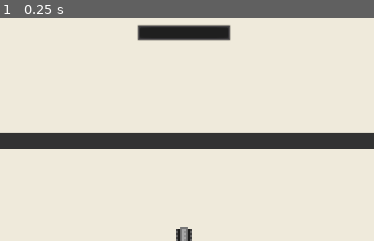
Above: before the commit, frame 1.
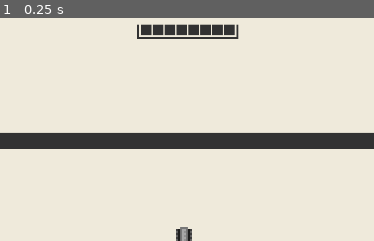
Above: after the commit, the same moment.

Repository: Anudin/LD41
Game: Godot game, scene res://Main.tscn
The game is run twice, just before and just after one commit, with the same random seed, the same clock (stepped at 60 frames per second) and the same inputs.
Inputs:
- Up to frame 1 (0.25 s): no input
The pictures show only the part of the screen within x 28-78%, y 0-50%; the shares and areas given below are measured in that part.

The runs differ from the first frame. In frame 1, 1.0% of the frame differs, in the area x 36-64%, y 2-11%.

Commit message:
Add healthbar

Diff:
--- a/Main.gd
+++ b/Main.gd
@@ -5,7 +5,6 @@
 # -> Refactor player hehaviour
 # -> Add state machine to level system (transitions etc.)
 
-# TODO: Health Bar
 # TODO: Tutorial
 # TODO: Safestate
 
@@ -21,7 +20,7 @@
 	randomize()
 
 	_on_queue_updated([])
-	update_temp_commands("sdf")
+	update_temp_commands(TEMP_COMMANDS.keys()[0])
 
 func _process(delta):
 	pass
@@ -67,7 +66,7 @@
 
 func _on_health_changed(health):
 	if health > 0:
-		$UI/PlayerHealth.text = str(health)
+		$UI/PlayerHealth.value = health
 	else:
 		call_deferred("restart_game")
 
--- a/Main.tscn
+++ b/Main.tscn
@@ -1,10 +1,12 @@
-[gd_scene load_steps=7 format=2]
+[gd_scene load_steps=9 format=2]
 
 [ext_resource path="res://Main.gd" type="Script" id=1]
 [ext_resource path="res://fonts/VT323-Regular.ttf" type="DynamicFontData" id=2]
 [ext_resource path="res://TextInput/TextInput.tscn" type="PackedScene" id=3]
-[ext_resource path="res://Levels/Level1.tscn" type="PackedScene" id=4]
-[ext_resource path="res://Player/Player.tscn" type="PackedScene" id=5]
+[ext_resource path="res://UI/healthbar_bg.png" type="Texture" id=4]
+[ext_resource path="res://UI/healthbar_fg.png" type="Texture" id=5]
+[ext_resource path="res://Levels/Level1.tscn" type="PackedScene" id=6]
+[ext_resource path="res://Player/Player.tscn" type="PackedScene" id=7]
 
 [sub_resource type="DynamicFont" id=1]
 
@@ -14,7 +16,7 @@
 font_data = ExtResource( 2 )
 _sections_unfolded = [ "Font", "Settings" ]
 
-[node name="Main" type="Node2D"]
+[node name="Main" type="Node2D" index="0"]
 
 script = ExtResource( 1 )
 _sections_unfolded = [ "Transform" ]
@@ -79,22 +81,29 @@
 max_lines_visible = -1
 _sections_unfolded = [ "custom_colors", "custom_fonts" ]
 
-[node name="PlayerHealth" type="ProgressBar" parent="UI" index="2"]
+[node name="TextInput" parent="UI" index="2" instance=ExtResource( 3 )]
+
+margin_left = 48.0
+margin_top = 630.0
+margin_right = 48.0
+margin_bottom = 630.0
+
+[node name="PlayerHealth" type="TextureProgress" parent="UI" index="3"]
 
 anchor_left = 0.0
 anchor_top = 0.0
 anchor_right = 0.0
 anchor_bottom = 0.0
 margin_left = 565.0
-margin_top = 17.0
-margin_right = 715.0
-margin_bottom = 43.0
+margin_top = 14.0
+margin_right = 727.0
+margin_bottom = 54.0
 rect_pivot_offset = Vector2( 0, 0 )
 rect_clip_content = false
-mouse_filter = 0
+mouse_filter = 1
 mouse_default_cursor_shape = 0
 size_flags_horizontal = 1
-size_flags_vertical = 0
+size_flags_vertical = 1
 min_value = 0.0
 max_value = 100.0
 step = 1.0
@@ -102,26 +111,26 @@
 value = 100.0
 exp_edit = false
 rounded = false
-percent_visible = false
-_sections_unfolded = [ "Percent", "Rect" ]
+texture_under = ExtResource( 4 )
+texture_over = null
+texture_progress = ExtResource( 5 )
+radial_fill_degrees = 360.0
+radial_center_offset = Vector2( 0, 0 )
+nine_patch_stretch = false
+_sections_unfolded = [ "Rect", "Textures" ]
 
-[node name="TextInput" parent="UI" index="3" instance=ExtResource( 3 )]
-
-margin_left = 48.0
-margin_top = 630.0
-margin_right = 48.0
-margin_bottom = 630.0
-
-[node name="Level" parent="." index="1" instance=ExtResource( 4 )]
+[node name="Level" parent="." index="1" instance=ExtResource( 6 )]
 
 [node name="Bullets" type="Node2D" parent="." index="2"]
 
 [node name="AI" type="Node2D" parent="." index="3"]
 
-[node name="Player" parent="." index="4" instance=ExtResource( 5 )]
+[node name="Player" parent="." index="4" instance=ExtResource( 7 )]
 
 position = Vector2( 618.897, 180.627 )
 
 [connection signal="queue_updated" from="UI/TextInput" to="." method="_on_queue_updated"]
 
 [connection signal="text_command" from="UI/TextInput" to="Player" method="_on_text_command"]
+
+[connection signal="health_changed" from="Player" to="." method="_on_health_changed"]
--- a/Player/Player.tscn
+++ b/Player/Player.tscn
@@ -20,7 +20,7 @@
 custom_solver_bias = 0.0
 extents = Vector2( 4.02826, 7.48546 )
 
-[node name="Player" type="AnimatedSprite" index="0"]
+[node name="Player" type="AnimatedSprite"]
 
 scale = Vector2( 4, 4 )
 frames = SubResource( 1 )
Binary file added: UI/healthbar_bg.png
Not shown, added: UI/healthbar_bg.png.import
Binary file added: UI/healthbar_fg.png
Not shown, added: UI/healthbar_fg.png.import
